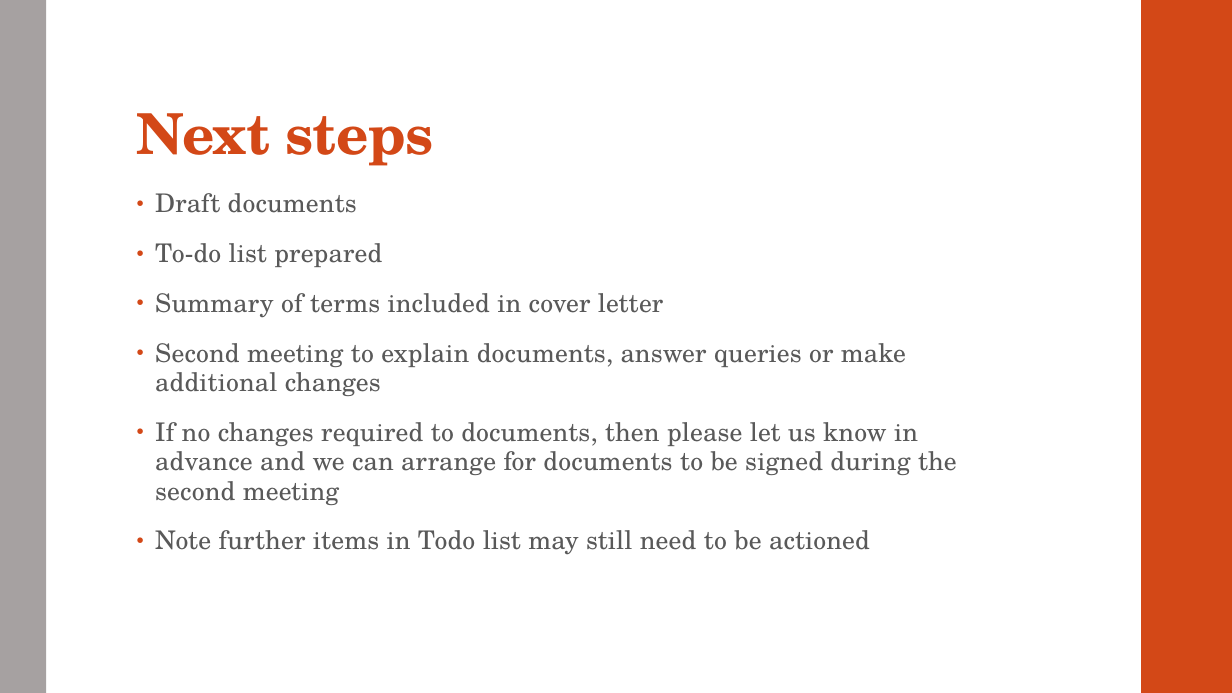
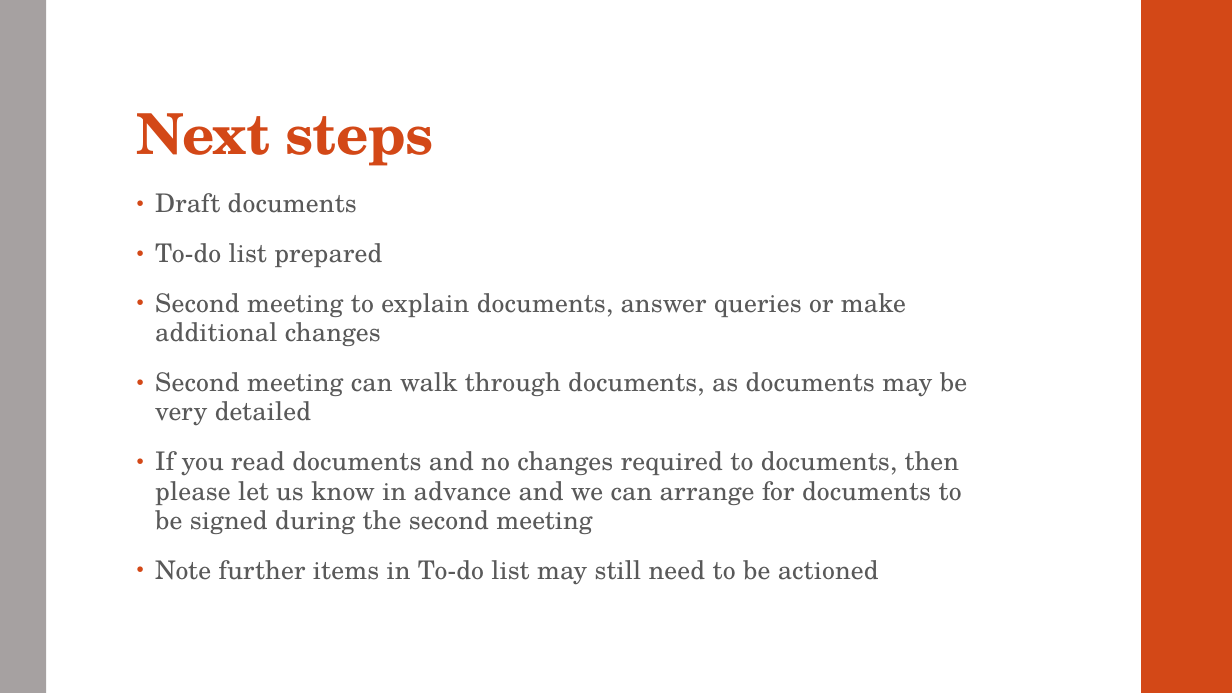
Before and after one commit to dariuschats/dariuschats.github.io, a slide deck: slide 51 of downloadables/other/Estate planning/Estate Planning Meeting Slides.pptx (slide 49 before the commit). Drawn at 1232x693 pixels with LibreOffice and Linux fonts; fonts in the diff are those of the drawing. Boxes give left, top, right and bottom in pixels: in the first picture for what was removed or moved away, otherwise in the second. Text is boxed around its words. In the diff, an @@ line names an element or a change of style, - is before the commit and + after.

```diff
--- a/downloadables/other/Estate planning/Estate Planning Meeting Slides.pptx
+++ b/downloadables/other/Estate planning/Estate Planning Meeting Slides.pptx
@@ text at (155,293,663,318): paragraph removed @@
-• Summary of terms included in cover letter
@@ text at (155,372,967,585): text changed @@
-• If no changes required to documents, then please let us know in advance and we can arrange for documents to be signed during the second meeting
-• Note further items in Todo list may still need to be actioned
+• Second meeting can walk through documents, as documents may be very detailed
+• If you read documents and no changes required to documents, then please let us know in advance and we can arrange for documents to be signed during the second meeting
+• Note further items in To-do list may still need to be actioned
```
Also in this commit, not shown: 12 other slides changed, 2 slides added, 1 other file.
